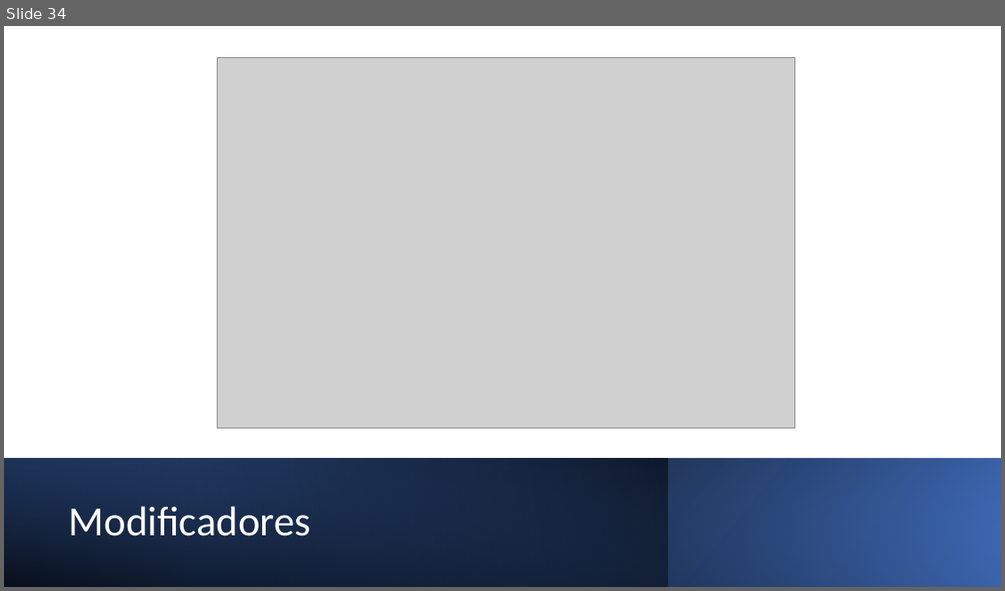
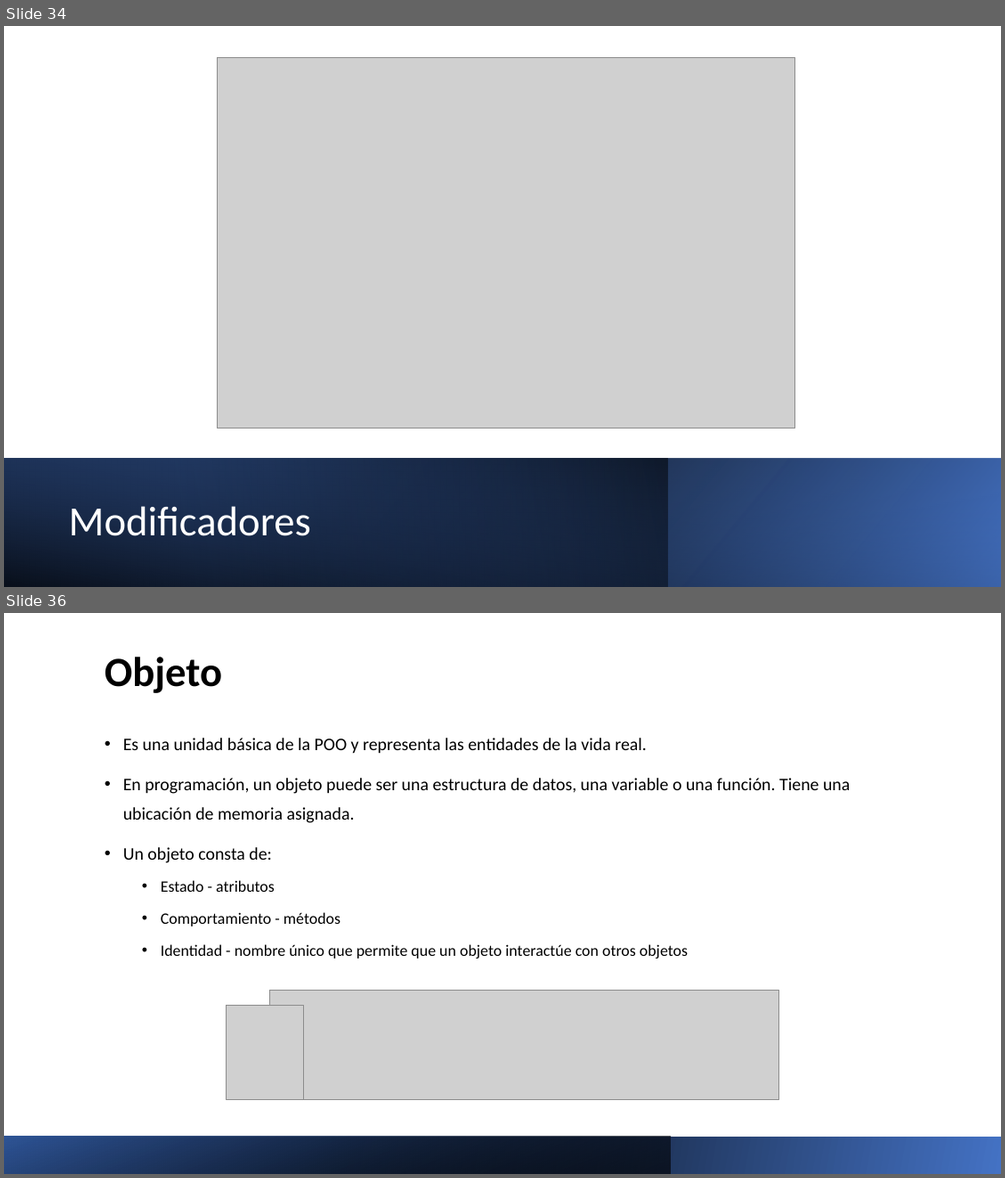
Before and after one commit to Charris1904/automation-qa-sessions, a slide deck: files/1. Java.pptx. Shown one above the other, each under a label of ours: slide 34 before the commit, slides 34 and 36 after it; the slides between them are not shown. The pictures are 1005x591 and 1005x1178 pixels, drawn with LibreOffice and Linux fonts; fonts in the diff are those of the drawing; grey boxes stand for pictures. Boxes give left, top, right and bottom in pixels: in the first picture for what was removed or moved away, otherwise in the second. Text is boxed around its words. In the diff, an @@ line names an element or a change of style, - is before the commit and + after.

```diff
--- a/files/1. Java.pptx
+++ b/files/1. Java.pptx
@@ slide 36 added at (4, 613, 1001, 1174), background #FFFFFF @@
@@ title added at (105, 657, 222, 693), 40 pt, text #000000, bold @@
+Objeto
@@ text added at (123, 738, 850, 958), 17 pt, text #000000 @@
+• Es una unidad básica de la POO y representa las entidades de la vida real.
+• En programación, un objeto puede ser una estructura de datos, una variable o una función. Tiene una ubicación de memoria asignada.
+• Un objeto consta de:
+  • Estado - atributos
+  • Comportamiento - métodos
+  • Identidad - nombre único que permite que un objeto interactúe con otros objetos
@@ picture added at (226, 1005, 304, 1099) @@
@@ picture added at (269, 989, 779, 1099) @@
@@ rectangle added at (4, 1136, 1001, 1174), fill gradient #4472C4 to #000000 @@
@@ rectangle added at (4, 1136, 671, 1174), fill gradient #000000 to #2F5597 @@
```
Also in this commit, not shown: 4 other slides added, 11 other files.
